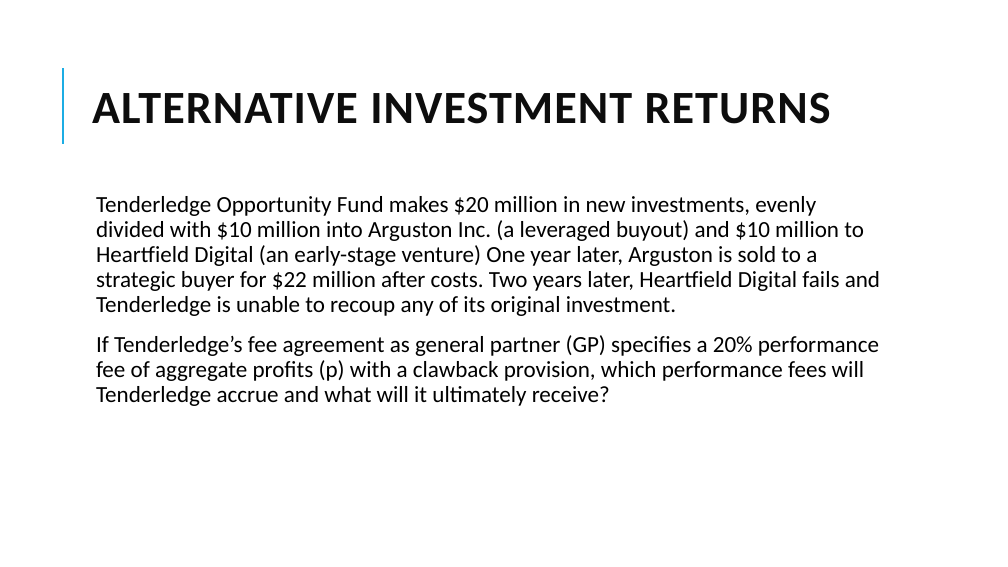
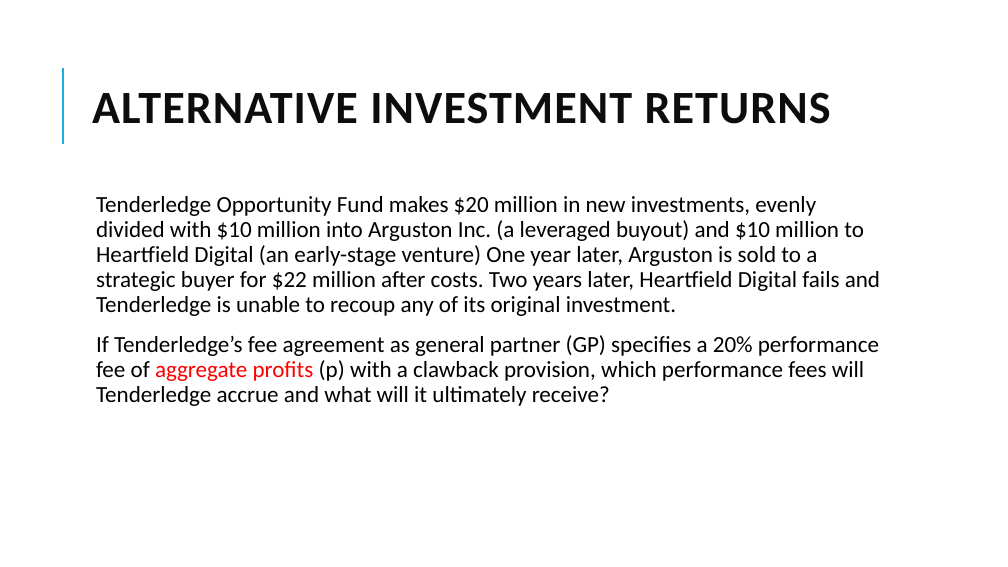
Before and after one commit to Isco0530/data, a slide deck: slide 38 of 2024Alternative.pptx. Drawn at 1008x567 pixels with LibreOffice and Linux fonts; fonts in the diff are those of the drawing. Boxes give left, top, right and bottom in pixels: in the first picture for what was removed or moved away, otherwise in the second. Text is boxed around its words. In the diff, an @@ line names an element or a change of style, - is before the commit and + after.

```diff
--- a/2024Alternative.pptx
+++ b/2024Alternative.pptx
@@ text at box(96, 335, 879, 406): text colour #000000 to #FF0000 in "aggregate profits" @@
```
Also in this commit, not shown: 7 slides added.
